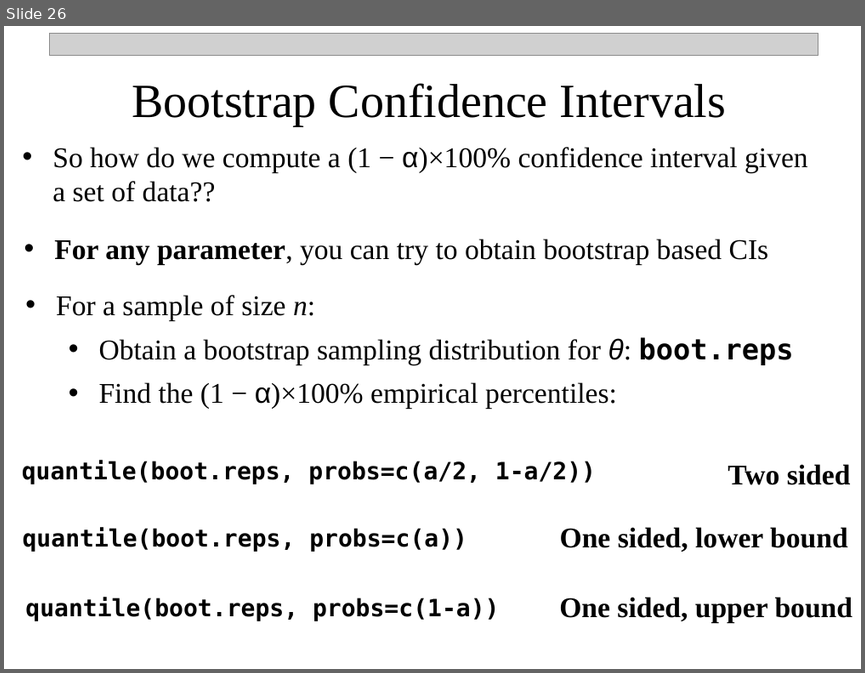
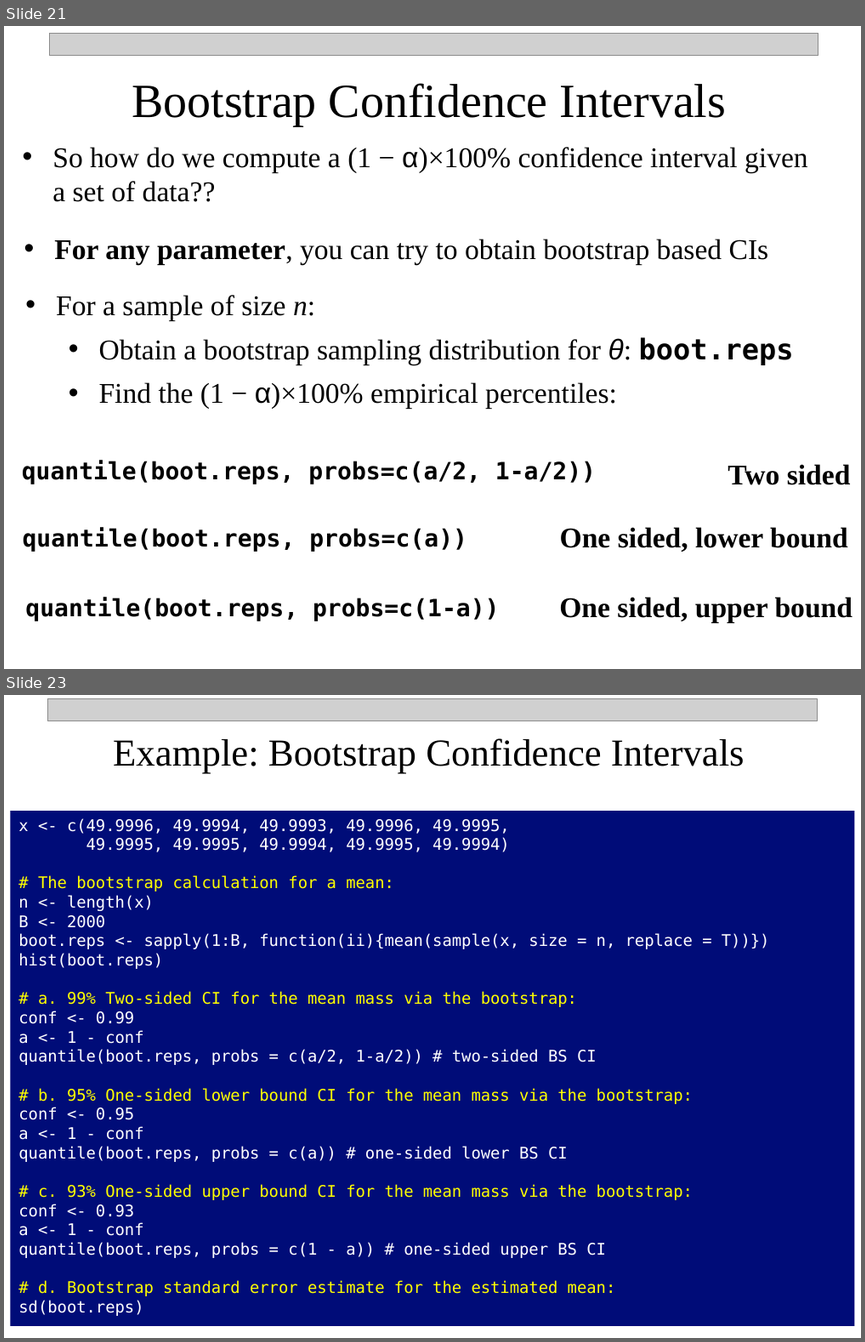
Before and after one commit to npetraco/MAT301, a slide deck: Notes/6_Interval_Estimation_Confidence.pptx. Shown one above the other, each under a label of ours: slide 26 before the commit, slides 21 and 23 after it; the slides between them are not shown. The pictures are 865x673 and 865x1342 pixels, drawn with LibreOffice and Linux fonts; fonts in the diff are those of the drawing; grey boxes stand for pictures. Boxes give left, top, right and bottom in pixels: in the first picture for what was removed or moved away, otherwise in the second. Text is boxed around its words. In the diff, an @@ line names an element or a change of style, - is before the commit and + after.

```diff
--- a/Notes/6_Interval_Estimation_Confidence.pptx
+++ b/Notes/6_Interval_Estimation_Confidence.pptx
@@ slide 23 added at (4,695,861,1338), background #FFFFFF @@
@@ picture added at (47,699,817,721) @@
@@ text added at (113,738,744,773), 32 pt, text #000000 @@
+Example: Bootstrap Confidence Intervals
@@ rectangle added at (10,811,854,1326), fill #000C78, 13.5 pt, text #FFFFFF @@
+x <- c(49.9996, 49.9994, 49.9993, 49.9996, 49.9995,
+49.9995, 49.9995, 49.9994, 49.9995, 49.9994)
+# The bootstrap calculation for a mean:
+n <- length(x)
+B <- 2000
+boot.reps <- sapply(1:B, function(ii){mean(sample(x, size = n, replace = T))})
+hist(boot.reps)
+# a. 99% Two-sided CI for the mean mass via the bootstrap:
+conf <- 0.99
+a <- 1 - conf
+quantile(boot.reps, probs = c(a/2, 1-a/2)) # two-sided BS CI
+# b. 95% One-sided lower bound CI for the mean mass via the bootstrap:
+conf <- 0.95
+a <- 1 - conf
+quantile(boot.reps, probs = c(a)) # one-sided lower BS CI
+# c. 93% One-sided upper bound CI for the mean mass via the bootstrap:
+conf <- 0.93
+a <- 1 - conf
+quantile(boot.reps, probs = c(1 - a)) # one-sided upper BS CI
+# d. Bootstrap standard error estimate for the estimated mean:
+sd(boot.reps)
@@ what was slide 26 is now slide 21 @@
```
Also in this commit, not shown: 3 slides changed, 6 slides removed.
